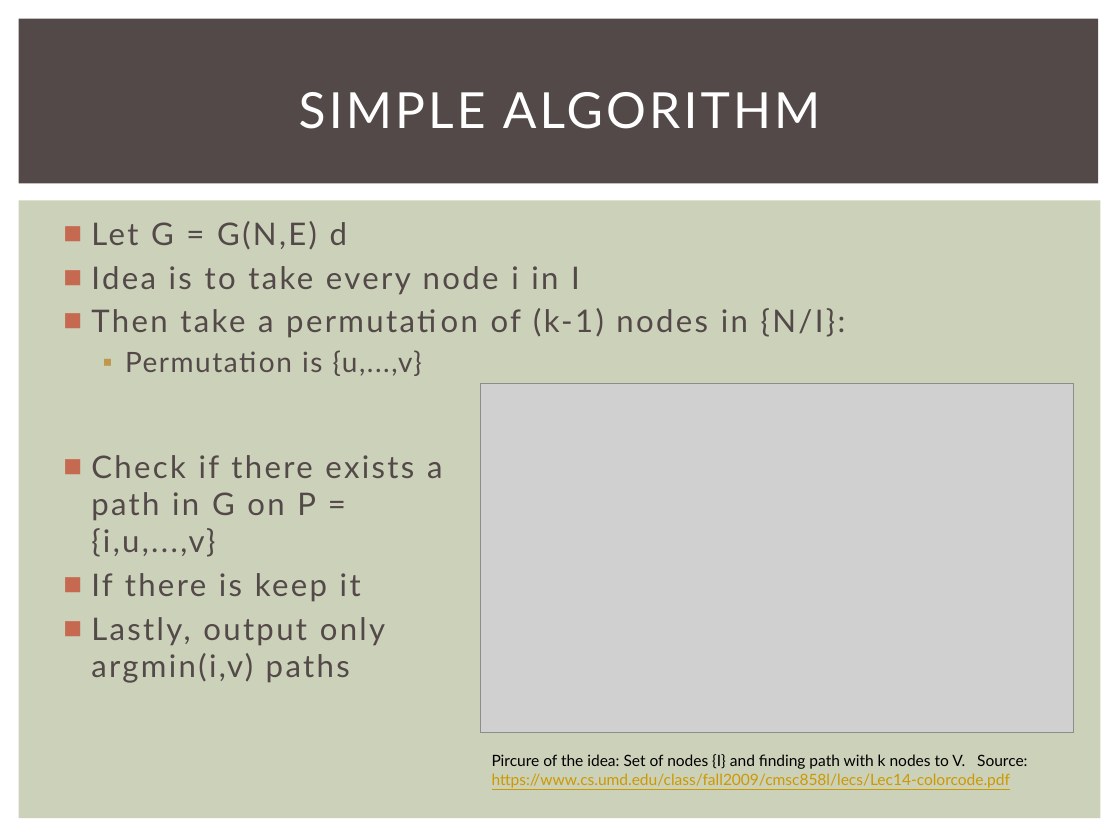
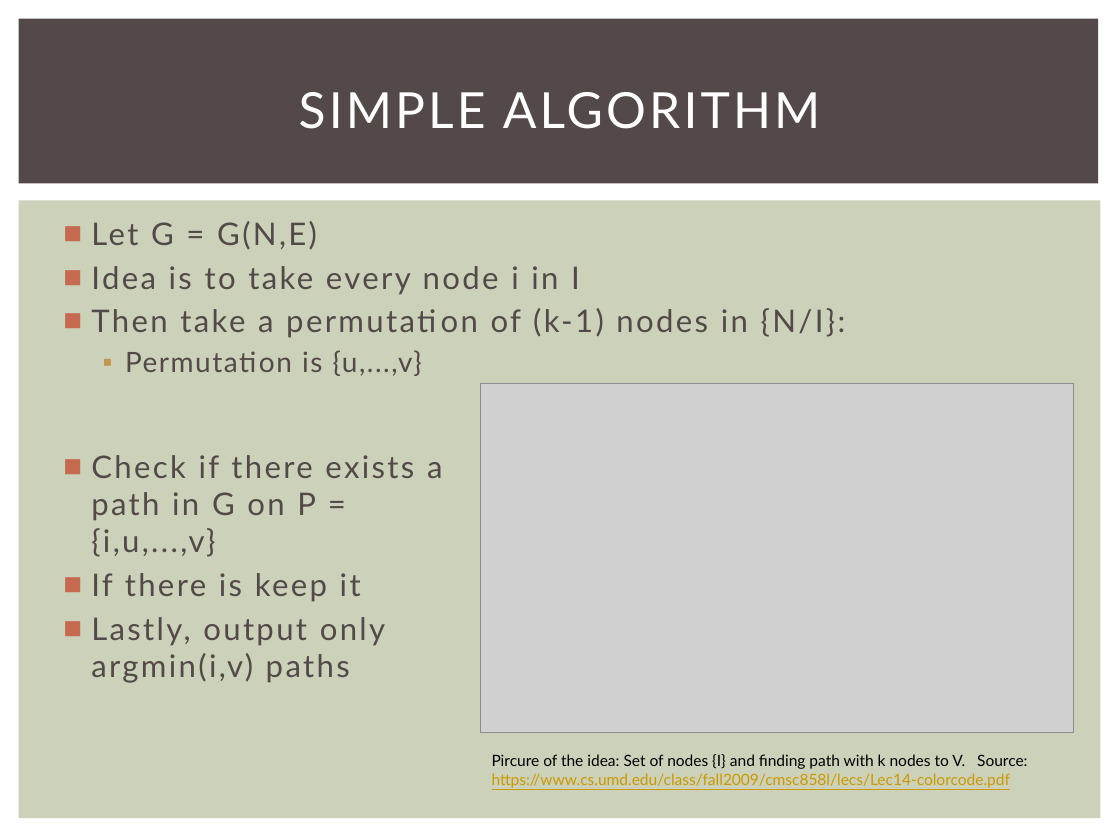
Before and after one commit to dadler6/Networks_Final, a slide deck: slide 7 of PPI_Networks_Presentation.pptx. Drawn at 1120x840 pixels with LibreOffice and Linux fonts; fonts in the diff are those of the drawing; grey boxes stand for pictures. Boxes give left, top, right and bottom in pixels: in the first picture for what was removed or moved away, otherwise in the second. Text is boxed around its words. In the diff, an @@ line names an element or a change of style, - is before the commit and + after.

```diff
--- a/PPI_Networks_Presentation.pptx
+++ b/PPI_Networks_Presentation.pptx
@@ text at (91,221,317,249): text changed @@
-■ Let G = G(N,E) d
+■ Let G = G(N,E)
```
Also in this commit, not shown: 3 other slides changed.
